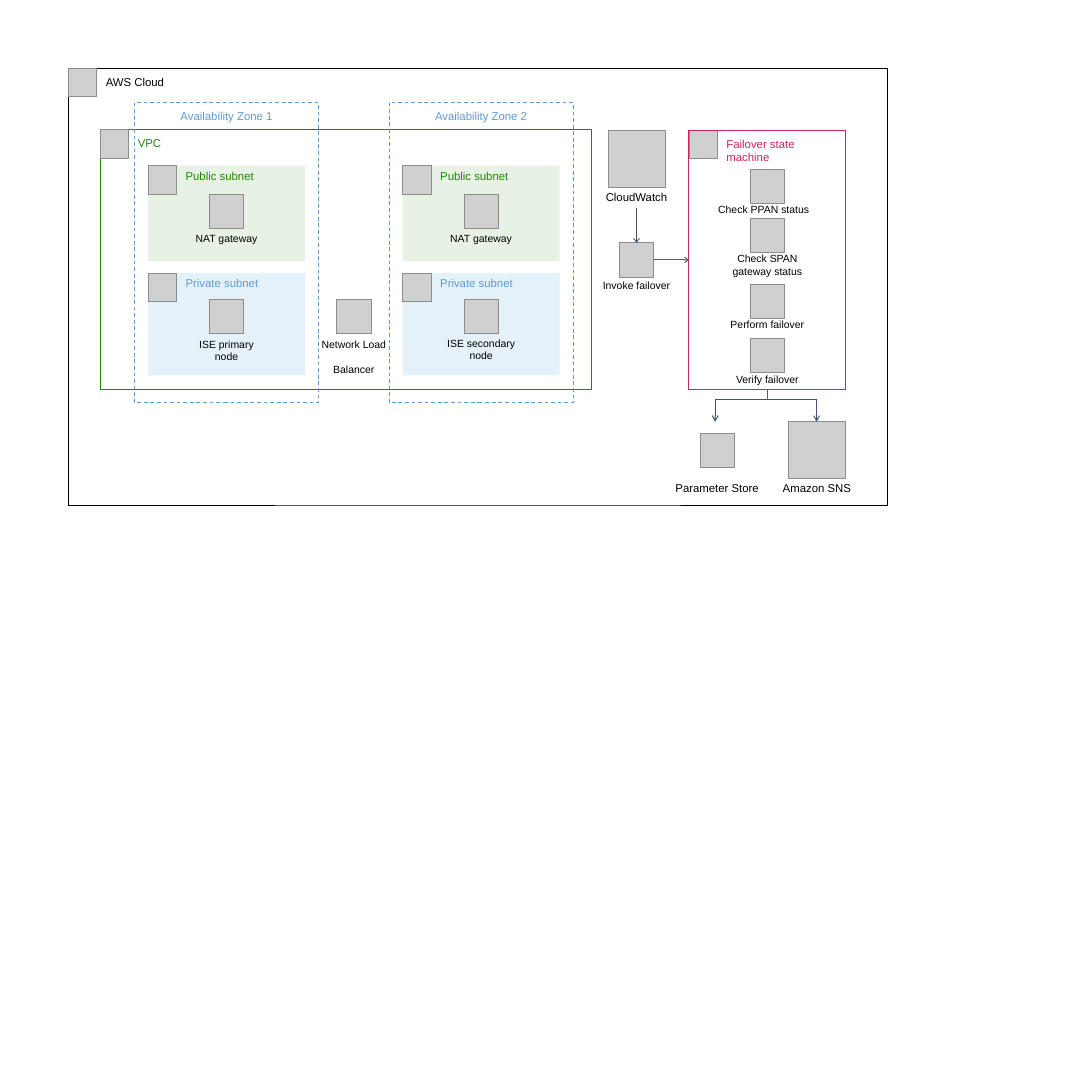
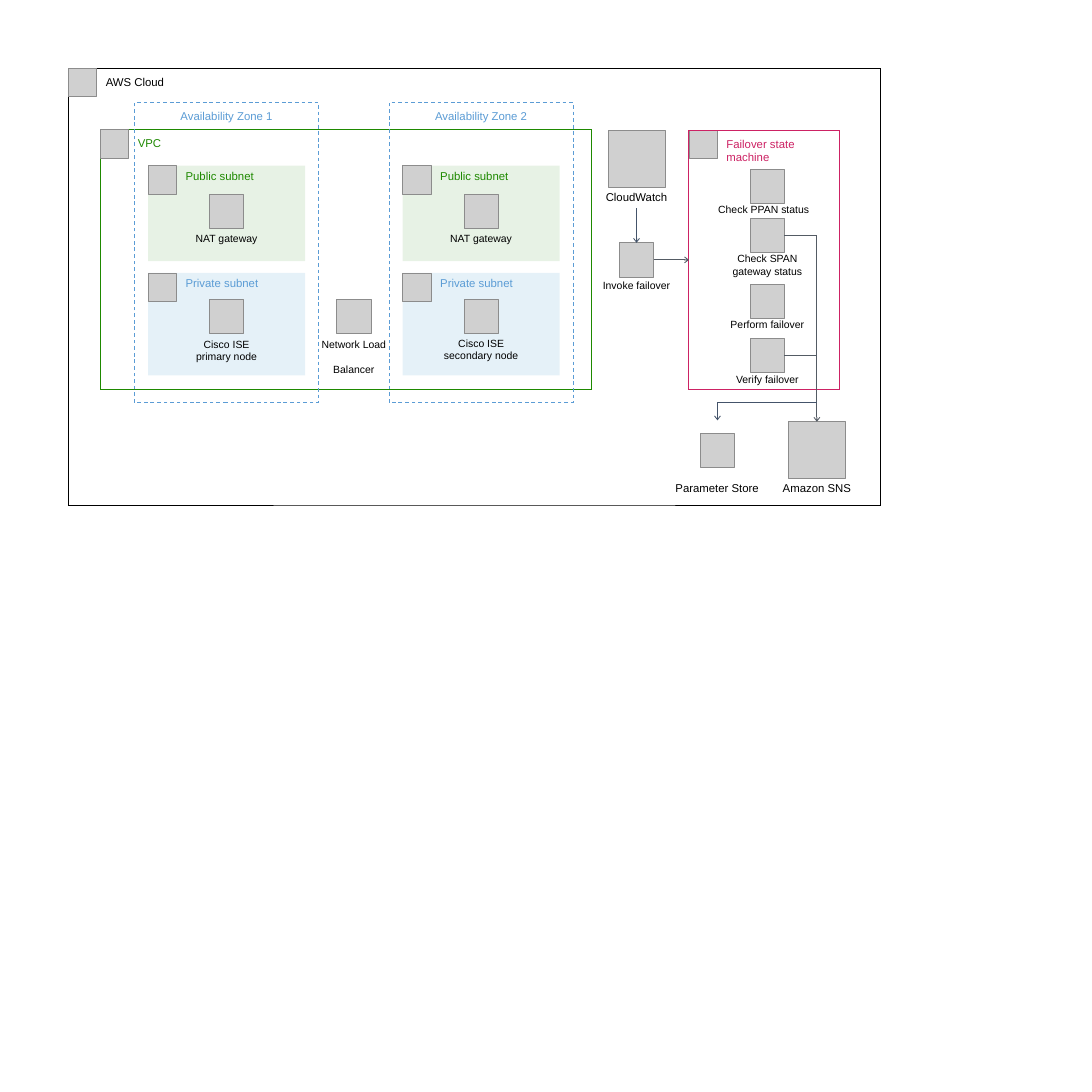
Before and after one commit to aws-quickstart/quickstart-cisco-ise-on-aws, a slide deck: slide 4 of docs/deployment_guide/images/quickstart-cisco-ise-on-aws-architecture-diagram.pptx. Drawn at 1092x1092 pixels with LibreOffice and Linux fonts; fonts in the diff are those of the drawing; grey boxes stand for pictures. Boxes give left, top, right and bottom in pixels: in the first picture for what was removed or moved away, otherwise in the second. Text is boxed around its words. In the diff, an @@ line names an element or a change of style, - is before the commit and + after.

```diff
--- a/docs/deployment_guide/images/quickstart-cisco-ise-on-aws-architecture-diagram.pptx
+++ b/docs/deployment_guide/images/quickstart-cisco-ise-on-aws-architecture-diagram.pptx
@@ rectangle "AWS Cloud": place and size @@
-rectangle "AWS Cloud" at box(68, 68, 887, 505)
+rectangle "AWS Cloud" at box(68, 68, 880, 505)
@@ rectangle "Failover state machine": place and size @@
-rectangle "Failover state machine" at box(689, 130, 846, 390)
+rectangle "Failover state machine" at box(689, 130, 839, 390)
@@ elbow arrow added from (784, 235) to (817, 422), #545B64 1 pt @@
@@ text at box(196, 340, 257, 362): text changed @@
-ISE primary node
+Cisco ISE primary node
@@ text at box(444, 339, 518, 361): text changed @@
-ISE secondary node
+Cisco ISE secondary node
@@ line moved from (767, 400) - (767, 390) to (784, 356) - (817, 356) @@
@@ freeform shape at box(717, 403, 816, 420): rotation 270 to 90 degrees; outline redrawn @@
```
Also in this commit, not shown: 2 other slides changed, 1 slide removed, 4 other files.
